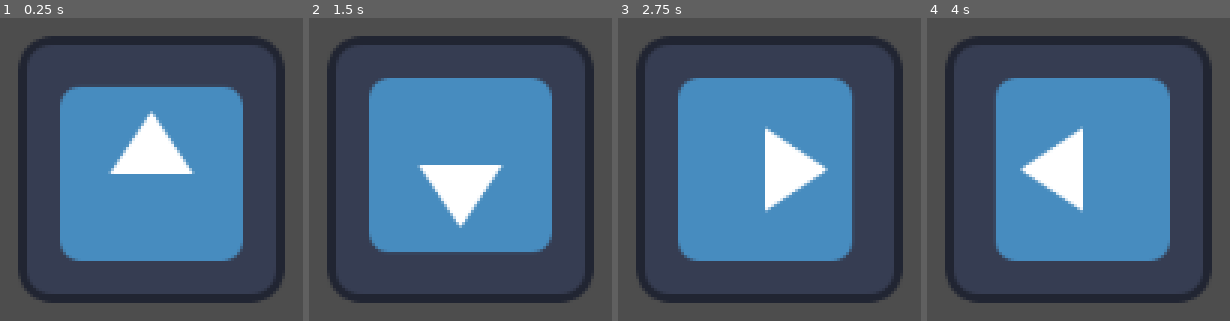
Above: before the commit, frames 1-4 (left to right).
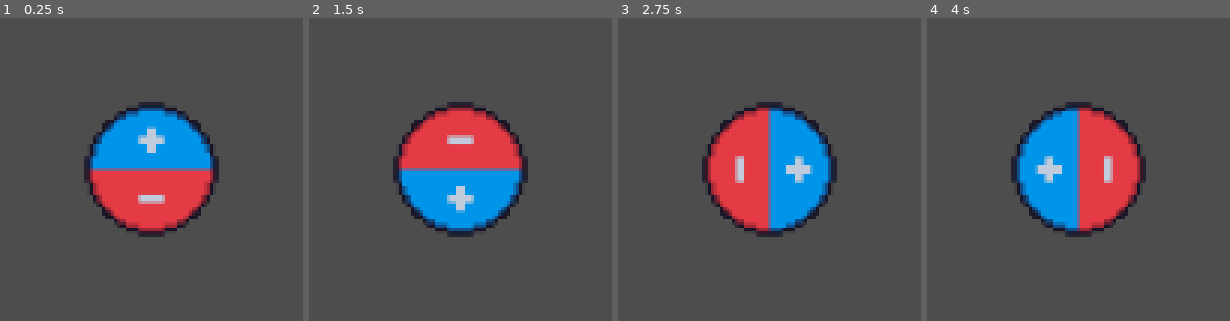
Above: after the commit, the same moments.

Repository: yellowloon/Magnet-Mayhem
Game: Godot game, scene res://assets/scenes/main.tscn
The game is run twice, just before and just after one commit, with the same random seed, the same clock (stepped at 60 frames per second) and the same inputs. The engine's default icon, where the game draws it, is replaced by a stand-in: a white triangle on a blue panel in a dark square.
Inputs:
- Up to frame 1 (0.25 s): no input
- Up to frame 2 (1.5 s): tap Enter at 0.5 s; hold D (Right) 0.53-1.28 s; tap Space at 1.25 s; hold S (Down) from 1.28 s (still down)
- Up to frame 3 (2.75 s): tap Enter at 2 s; release S (Down) at 2.03 s; hold D (Right) from 2.03 s (still down)
- Up to frame 4 (4 s): tap Space at 2.75 s; release D (Right) at 2.78 s; hold W (Up) 2.78-3.53 s; tap Enter at 3.5 s; hold A (Left) from 3.53 s (still down)

The runs differ from the first frame. In frame 1, 44% of the frame differs, in the area x 5-95%, y 5-95%; in frame 2, 44%; in frame 3, 44%; in frame 4, 44%.

Commit message:
MagnetFunctions

Diff:
--- /dev/null
+++ b/assets/scenes/magnetables.gd
@@ -0,0 +1,11 @@
+extends Area2D
+
+@export var Charge : int
+# Called when the node enters the scene tree for the first time.
+func _ready():
+	pass # Replace with function body.
+
+
+# Called every frame. 'delta' is the elapsed time since the previous frame.
+func _process(delta):
+	pass
--- /dev/null
+++ b/assets/scenes/magnetables.tscn
@@ -0,0 +1,13 @@
+[gd_scene load_steps=3 format=3 uid="uid://dhkyj2kbyl1sa"]
+
+[ext_resource type="Script" path="res://assets/scenes/magnetables.gd" id="1_ia0t5"]
+
+[sub_resource type="RectangleShape2D" id="RectangleShape2D_tdkgf"]
+
+[node name="Magnetables" type="Area2D"]
+script = ExtResource("1_ia0t5")
+
+[node name="Sprite2D" type="Sprite2D" parent="."]
+
+[node name="CollisionShape2D" type="CollisionShape2D" parent="."]
+shape = SubResource("RectangleShape2D_tdkgf")
--- a/assets/scenes/player.tscn
+++ b/assets/scenes/player.tscn
@@ -1,14 +1,23 @@
-[gd_scene load_steps=3 format=3 uid="uid://qd5dirr4kxtw"]
+[gd_scene load_steps=4 format=3 uid="uid://qd5dirr4kxtw"]
 
 [ext_resource type="Script" path="res://assets/scripts/player.gd" id="1_sf84n"]
-[ext_resource type="Texture2D" uid="uid://c5lnmhwtr2ihc" path="res://icon.svg" id="1_x4ghe"]
+[ext_resource type="Texture2D" uid="uid://btwsxtk68tvgo" path="res://assets/sprites/Magnet.png" id="2_g7pio"]
+[ext_resource type="Script" path="res://assets/scripts/MagnetCast.gd" id="3_nblp7"]
 
 [node name="Player" type="CharacterBody2D"]
 script = ExtResource("1_sf84n")
 
 [node name="Sprite2D" type="Sprite2D" parent="."]
-texture = ExtResource("1_x4ghe")
+texture_filter = 1
+scale = Vector2(2, 2)
+texture = ExtResource("2_g7pio")
 
-[node name="RayCast2D" type="RayCast2D" parent="."]
+[node name="CobaltPullerExplosionPusher" type="RayCast2D" parent="."]
+target_position = Vector2(0, 250)
+script = ExtResource("3_nblp7")
+Charge = -1
 
-[node name="RayCast2D2" type="RayCast2D" parent="."]
+[node name="ExplosionPullerCobaltPusher" type="RayCast2D" parent="."]
+target_position = Vector2(0, -250)
+script = ExtResource("3_nblp7")
+Charge = 1
--- /dev/null
+++ b/assets/scripts/MagnetCast.gd
@@ -0,0 +1,13 @@
+extends RayCast2D
+
+@export var Charge : int
+# Called when the node enters the scene tree for the first time.
+func _ready():
+	pass # Replace with function body.
+
+
+# Called every frame. 'delta' is the elapsed time since the previous frame.
+func _process(delta):
+	if self.is_colliding():
+		get_collider().MagnetBeam(Charge)
+	pass
--- a/assets/scripts/player.gd
+++ b/assets/scripts/player.gd
@@ -17,4 +17,3 @@
 		self.rotation_degrees = 270
 	if Input.is_action_just_pressed("Right"):
 		self.rotation_degrees = 90
-		pass
